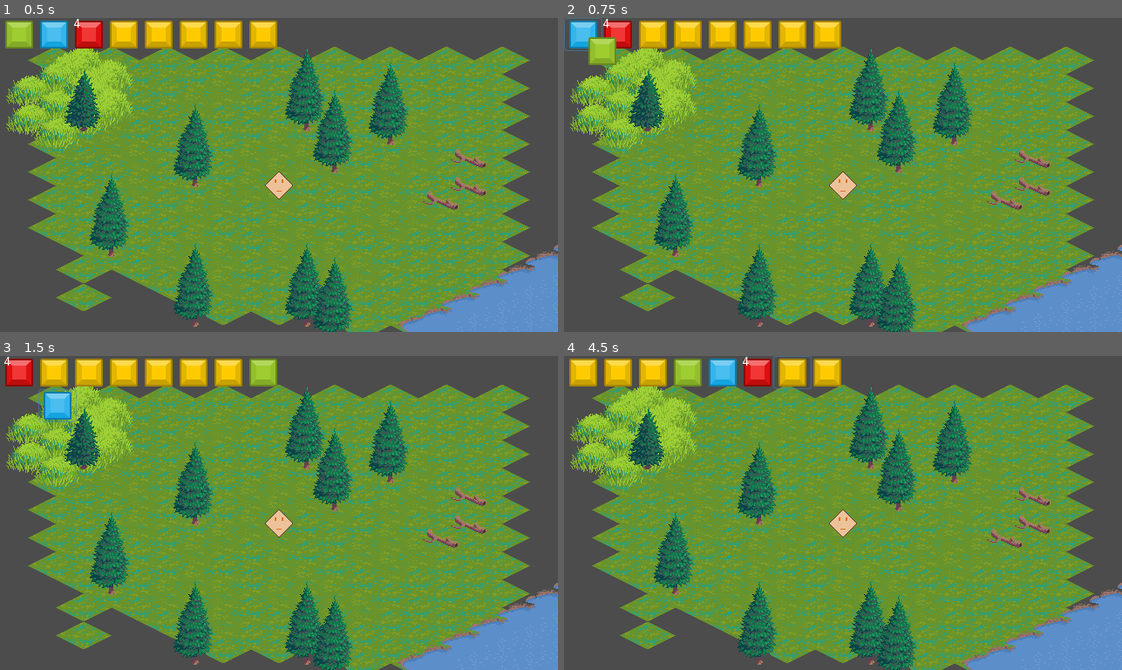
Above: before the commit, frames 1-4 (two rows, left to right).
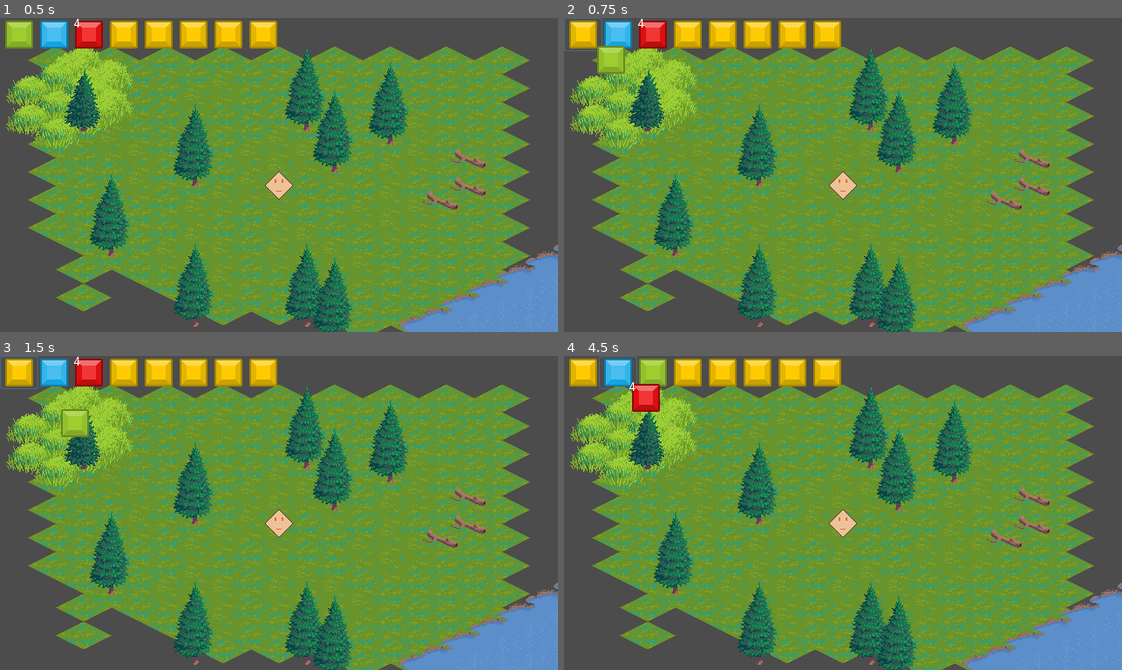
Above: after the commit, the same moments.

Repository: gi11games/GitHubGameOff2017
Game: Godot game, scene res://scenes/tilemap/testscene.tscn
Two runs of this game, one before a commit and one after it. Both use one fixed random seed, a clock stepped at 60 frames per second and the inputs below. The project has no main scene, so this scene is started directly.
Inputs (mouse positions are in pixels of both pictures, inside the frame that each line leads up to; where the layout moved, square brackets give the same spot in the first picture):
- Up to frame 1 (0.5 s): no input
- Up to frame 2 (0.75 s): click (580, 33) at 0.5 s
- Up to frame 3 (1.5 s): click (44, 396) [39, 390] at 1.25 s
- Up to frame 4 (4.5 s): click "4" at 2 s; click "4" at 2.75 s; click (619, 371) at 3.5 s; click "4" at 4.25 s

Frame 1 is identical in both runs. In frame 2, 1.7% of the frame differs, in the area x 0-19%, y 0-18%; in frame 3, 2.7%; in frame 4, 2.8%, in the area x 6-45%, y 0-18%.

Commit message:
Fixed the issue with inventory and a potential memory leak that was occuring.
Use GUI_INPUT for all GUI related actions in 3.0

Diff:
--- a/default_env.tres
+++ b/default_env.tres
@@ -67,7 +67,7 @@
 ssao_light_affect = 0.0
 ssao_color = Color( 0, 0, 0, 1 )
 ssao_quality = 0
-ssao_blur = 3
+ssao_blur = 1
 ssao_edge_sharpness = 4.0
 dof_blur_far_enabled = false
 dof_blur_far_distance = 10.0
--- a/scenes/inventory.tscn
+++ b/scenes/inventory.tscn
@@ -38,54 +38,64 @@
 
 [node name="item_slot" parent="inventory_slots" instance=ExtResource( 3 )]
 
-slot_id = 0
+margin_right = 44.0
+margin_bottom = 38.0
+action_mode = 1
 
 [node name="item_slot1" parent="inventory_slots" instance=ExtResource( 3 )]
 
 margin_left = 40.0
-margin_right = 52.0
+margin_right = 84.0
+margin_bottom = 38.0
 
 [node name="item_slot2" parent="inventory_slots" instance=ExtResource( 3 )]
 
 margin_left = 80.0
-margin_right = 92.0
-slot_id = 2
+margin_right = 124.0
+margin_bottom = 38.0
 
 [node name="item_slot3" parent="inventory_slots" instance=ExtResource( 3 )]
 
 margin_left = 120.0
-margin_right = 132.0
-slot_id = 3
+margin_right = 164.0
+margin_bottom = 38.0
 
 [node name="item_slot4" parent="inventory_slots" instance=ExtResource( 3 )]
 
 margin_left = 160.0
-margin_right = 172.0
-slot_id = 4
+margin_right = 204.0
+margin_bottom = 38.0
 
 [node name="item_slot5" parent="inventory_slots" instance=ExtResource( 3 )]
 
 margin_left = 200.0
-margin_right = 212.0
-slot_id = 5
+margin_right = 244.0
+margin_bottom = 38.0
 
 [node name="item_slot6" parent="inventory_slots" instance=ExtResource( 3 )]
 
 margin_left = 240.0
-margin_right = 252.0
-slot_id = 6
+margin_right = 284.0
+margin_bottom = 38.0
 
 [node name="item_slot7" parent="inventory_slots" instance=ExtResource( 3 )]
 
 margin_left = 280.0
-margin_right = 292.0
-slot_id = 7
+margin_right = 324.0
+margin_bottom = 38.0
 
 [node name="item_select" parent="." instance=ExtResource( 4 )]
+
+anchor_left = 0.0
+anchor_top = 0.0
+anchor_right = 0.0
+anchor_bottom = 0.0
+count_num = null
+item_id = null
 
 [node name="Timer" type="Timer" parent="."]
 
 process_mode = 1
 wait_time = 1.0
-one_shot = false
+one_shot = true
 autostart = false
--- a/scenes/inventory/item_select.tscn
+++ b/scenes/inventory/item_select.tscn
@@ -1,14 +1,11 @@
-[gd_scene load_steps=3 format=2]
+[gd_scene load_steps=4 format=2]
 
-[ext_resource path="res://scripts/item_select.gd" type="Script" id=1]
-[ext_resource path="res://scenes/inventory/ItemDatabase.tscn" type="PackedScene" id=2]
+[ext_resource path="res://assets/sprites/temp/grey.png" type="Texture" id=1]
+[ext_resource path="res://scripts/item_select.gd" type="Script" id=2]
+[ext_resource path="res://scenes/inventory/ItemDatabase.tscn" type="PackedScene" id=3]
 
-[node name="item_select" type="Button"]
+[node name="item_picking" type="Button"]
 
-anchor_left = 0.0
-anchor_top = 0.0
-anchor_right = 0.0
-anchor_bottom = 0.0
 margin_right = 12.0
 margin_bottom = 20.0
 rect_pivot_offset = Vector2( 0, 0 )
@@ -20,15 +17,12 @@
 enabled_focus_mode = 2
 shortcut = null
 group = null
+icon = ExtResource( 1 )
 flat = true
-script = ExtResource( 1 )
+script = ExtResource( 2 )
 
 [node name="Label" type="Label" parent="."]
 
-anchor_left = 0.0
-anchor_top = 0.0
-anchor_right = 0.0
-anchor_bottom = 0.0
 margin_right = 10.0
 margin_bottom = 20.0
 rect_pivot_offset = Vector2( 0, 0 )
--- a/scenes/inventory/item_slot.tscn
+++ b/scenes/inventory/item_slot.tscn
@@ -1,7 +1,8 @@
-[gd_scene load_steps=3 format=2]
+[gd_scene load_steps=4 format=2]
 
-[ext_resource path="res://scripts/item_slot.gd" type="Script" id=1]
-[ext_resource path="res://scenes/inventory/ItemDatabase.tscn" type="PackedScene" id=2]
+[ext_resource path="res://assets/sprites/temp/grey.png" type="Texture" id=1]
+[ext_resource path="res://scripts/item_slot.gd" type="Script" id=2]
+[ext_resource path="res://scenes/inventory/ItemDatabase.tscn" type="PackedScene" id=3]
 
 [node name="item_slot" type="Button"]
 
@@ -17,15 +18,18 @@
 size_flags_horizontal = 1
 size_flags_vertical = 1
 toggle_mode = false
+action_mode = 0
 enabled_focus_mode = 2
 shortcut = null
 group = null
+icon = ExtResource( 1 )
 flat = true
-script = ExtResource( 1 )
+script = ExtResource( 2 )
+_sections_unfolded = [ "Mouse", "Rect" ]
 __meta__ = {
 "_edit_group_": true
 }
-slot_id = 1
+slot_id = null
 item_id = null
 
 [node name="count_text" type="Label" parent="."]
@@ -48,4 +52,11 @@
 max_lines_visible = -1
 _sections_unfolded = [ "Visibility" ]
 
-[node name="ItemDatabase" parent="." instance=ExtResource( 2 )]
+[node name="ItemDatabase" parent="." instance=ExtResource( 3 )]
+
+[node name="Timer" type="Timer" parent="."]
+
+process_mode = 1
+wait_time = 0.1
+one_shot = true
+autostart = false
--- a/scripts/ItemDatabase.gd
+++ b/scripts/ItemDatabase.gd
@@ -7,11 +7,10 @@
 const CAN_STORE = 10
 
 var item_database = [
-	{ITEM_ID : 0, ITEM_NAME : "Empty",  ITEM_IMAGE : "res://assets/sprites/temp/yellow.png", ITEM_MODEL : null, CAN_STORE : true},
-	{ITEM_ID : 1, ITEM_NAME : "Wood",  	ITEM_IMAGE : "res://assets/sprites/temp/green.png", ITEM_MODEL : null, CAN_STORE : true},
-	{ITEM_ID : 2, ITEM_NAME : "Water",  ITEM_IMAGE : "res://assets/sprites/temp/blue.png", ITEM_MODEL : null, CAN_STORE : true},
-	{ITEM_ID : 3, ITEM_NAME : "Fire",  	ITEM_IMAGE : "res://assets/sprites/temp/red.png", ITEM_MODEL : null, CAN_STORE : true},
-
+	{ITEM_ID : 0, ITEM_NAME : "Empty",  ITEM_IMAGE : "res://assets/sprites/temp/yellow.png", CAN_STORE : true},
+	{ITEM_ID : 1, ITEM_NAME : "Wood",  	ITEM_IMAGE : "res://assets/sprites/temp/green.png", CAN_STORE : true},
+	{ITEM_ID : 2, ITEM_NAME : "Water",  ITEM_IMAGE : "res://assets/sprites/temp/blue.png", CAN_STORE : true},
+	{ITEM_ID : 3, ITEM_NAME : "Fire",  	ITEM_IMAGE : "res://assets/sprites/temp/red.png", CAN_STORE : true},
 ]
 
 func get_item_id(i):
--- a/scripts/inventory.gd
+++ b/scripts/inventory.gd
@@ -2,12 +2,11 @@
 
 onready var ItemDatabase = $ItemDatabase
 onready var item_select = $item_select
-onready var item_list = []
+var item_list = []
 
 func _ready():
 	for i in range(get_node("inventory_slots").get_child_count()):
 		item_list.append(get_node("inventory_slots").get_child(i))
-
 
 	add_item(1)
 	add_item(2)
--- a/scripts/item_select.gd
+++ b/scripts/item_select.gd
@@ -1,11 +1,13 @@
 extends Button
 
-onready var count_text = get_node("Label")
-onready var item_data = get_node("ItemDatabase")
-var count_num
-var item_id
+var count_text
+var item_data
+export(int) var count_num
+export(int) var item_id
 
 func _ready():
+	count_text = get_node("Label")
+	item_data = get_node("ItemDatabase")
 	count_num = 0
 	item_id = 0
 
@@ -18,7 +20,7 @@
 
 func refresh():
 	var m = get_global_mouse_position()
-	set_position(Vector2(m.x, m.y))
+	set_position(Vector2(m.x + 10, m.y + 10))
 	set_button_icon(item_data.get_item_image(item_id))
 	show_hide()
 
--- a/scripts/item_slot.gd
+++ b/scripts/item_slot.gd
@@ -9,6 +9,11 @@
 onready var timer = get_parent().get_parent().get_node("Timer")
 onready var split_item = false
 
+onready var clicktimer = $Timer
+
+var left_click = false
+var right_click = false
+
 func _ready():
 	item_id = 0
 	count_num = 0
@@ -17,7 +22,7 @@
 	#connect("mouse_entered", self, "_mouse_entered")
 	#connect("mouse_exited", self, "_mouse_exited")
 
-func _physics_process(delta):
+func _process(delta):
 	refresh()
 
 func refresh():
@@ -38,9 +43,10 @@
 				count_num -= 1
 				timer.start()
 
-func _input(event):
+func _gui_input(event):
 	if event is InputEventMouseButton:
 		if event.is_action_pressed("left_click"):
+			print(event)
 			if item_id != 0:
 				if item_id == invent_sys.item_select.item_id:
 					if item_data.get_can_store(item_id) :
Not shown, removed: logs/log-2017-11-03-19-22-23.txt
Not shown, removed: logs/log-2017-11-03-19-22-49.txt
Not shown, removed: logs/log-2017-11-03-19-41-15.txt
Not shown, changed: logs/log.txt
Not shown: 1 places in scenes/inventory/item_select.tscn that only renumber resources
Not shown, added: .gitignore
